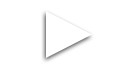
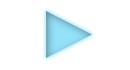
Layered file, before and after one edit (130x70). Changes by layer:
added layer "object 副本" in group "play@2x.png" over [46, 11, 92, 58]
hid "object" over [46, 11, 92, 58]
